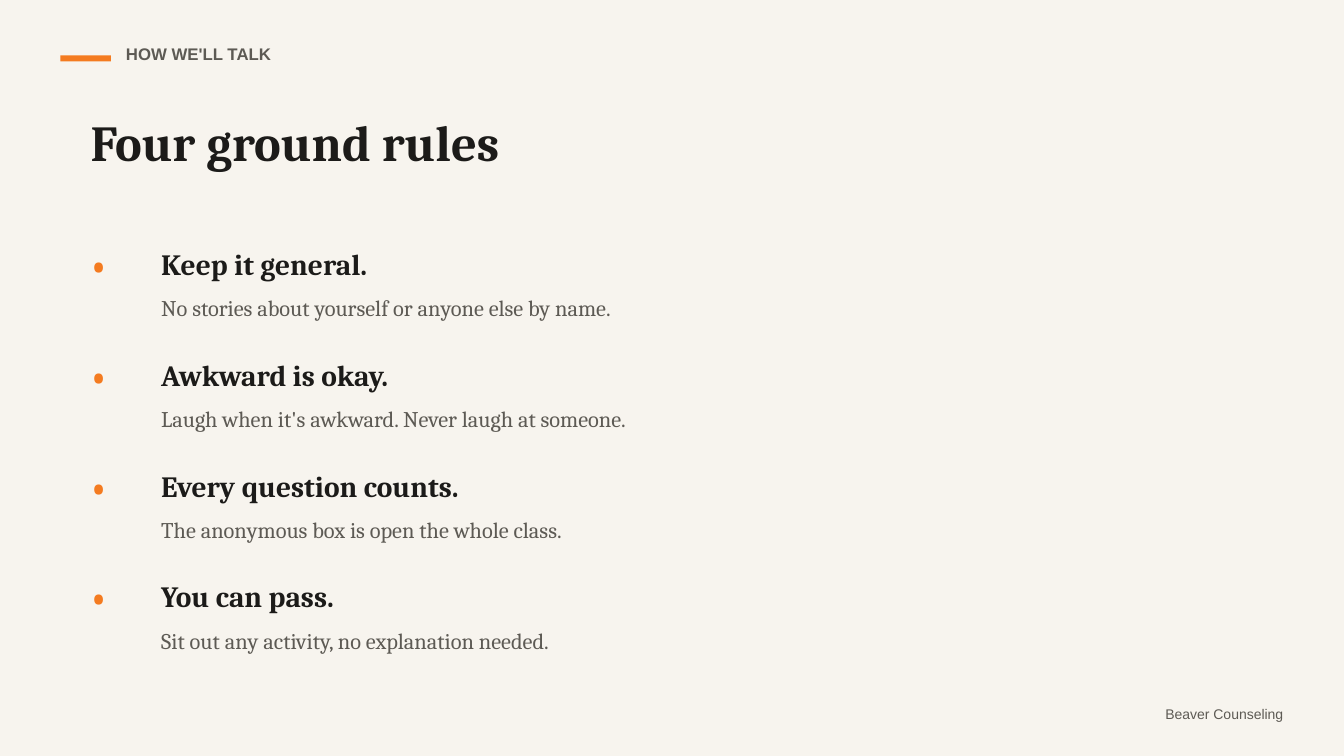
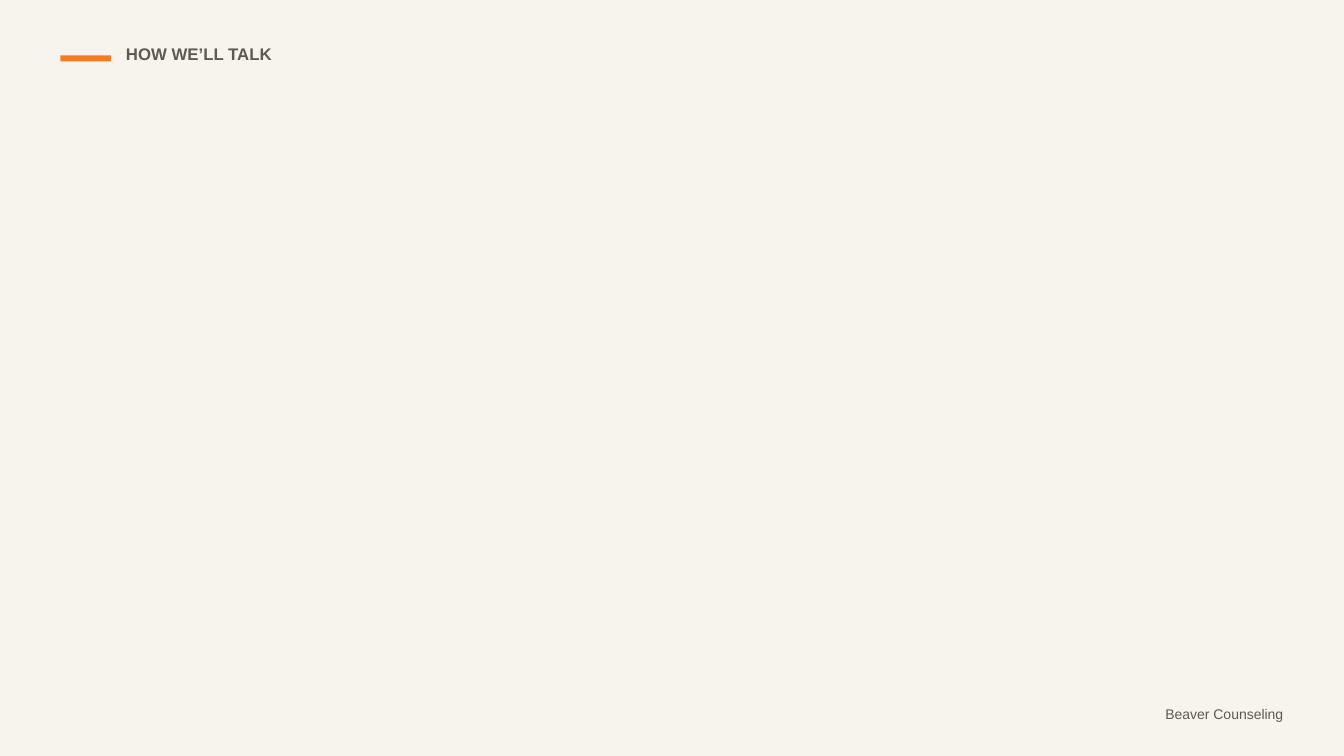
Before and after one commit to rmwtoolkit/bcds-toolkit, a slide deck: slide 3 of decks/the-real-thing-lesson-v2.pptx. Drawn at 1344x756 pixels with LibreOffice and Linux fonts; fonts in the diff are those of the drawing; background and template pictures are left out. Boxes give left, top, right and bottom in pixels: in the first picture for what was removed or moved away, otherwise in the second. Text is boxed around its words. In the diff, an @@ line names an element or a change of style, - is before the commit and + after.

```diff
--- a/decks/the-real-thing-lesson-v2.pptx
+++ b/decks/the-real-thing-lesson-v2.pptx
@@ text removed at box(91, 126, 499, 172) @@
-Four ground rules
@@ text removed at box(91, 242, 151, 353) @@
-•
@@ text removed at box(161, 254, 611, 321) @@
-Keep it general.
-No stories about yourself or anyone else by name.
@@ text removed at box(91, 353, 151, 464) @@
-•
@@ text removed at box(161, 365, 626, 432) @@
-Awkward is okay.
-Laugh when it's awkward. Never laugh at someone.
@@ text removed at box(91, 464, 151, 575) @@
-•
@@ text removed at box(161, 476, 562, 543) @@
-Every question counts.
-The anonymous box is open the whole class.
@@ text removed at box(91, 575, 151, 686) @@
-•
@@ text removed at box(161, 587, 549, 654) @@
-You can pass.
-Sit out any activity, no explanation needed.
```
Also in this commit, not shown: 10 other slides changed, 13 slides added, 7 slides removed, 23 other files.
